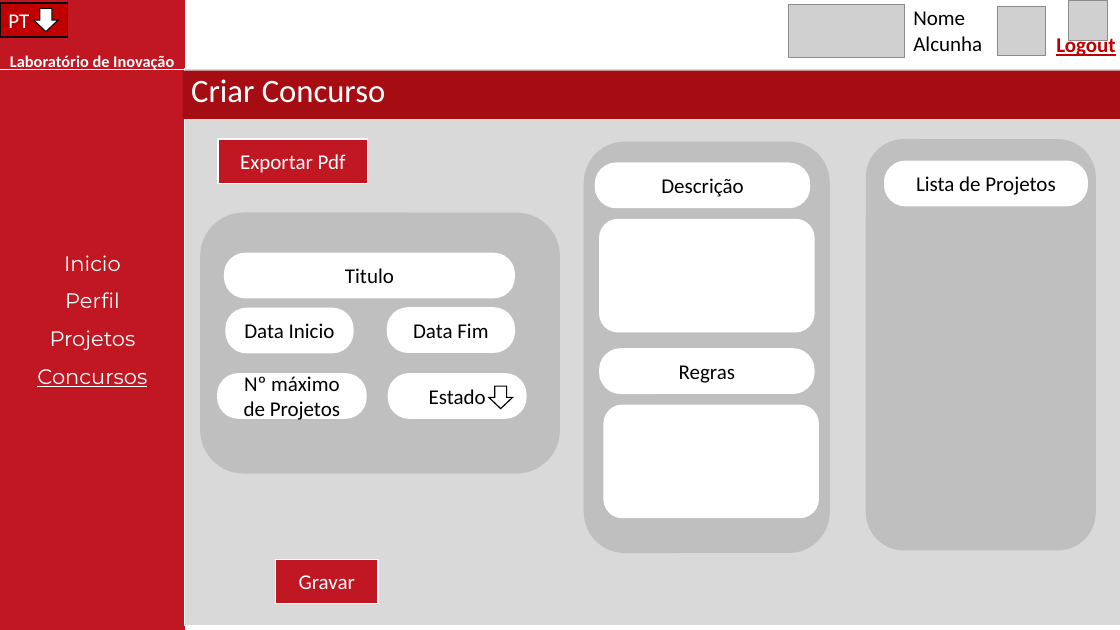
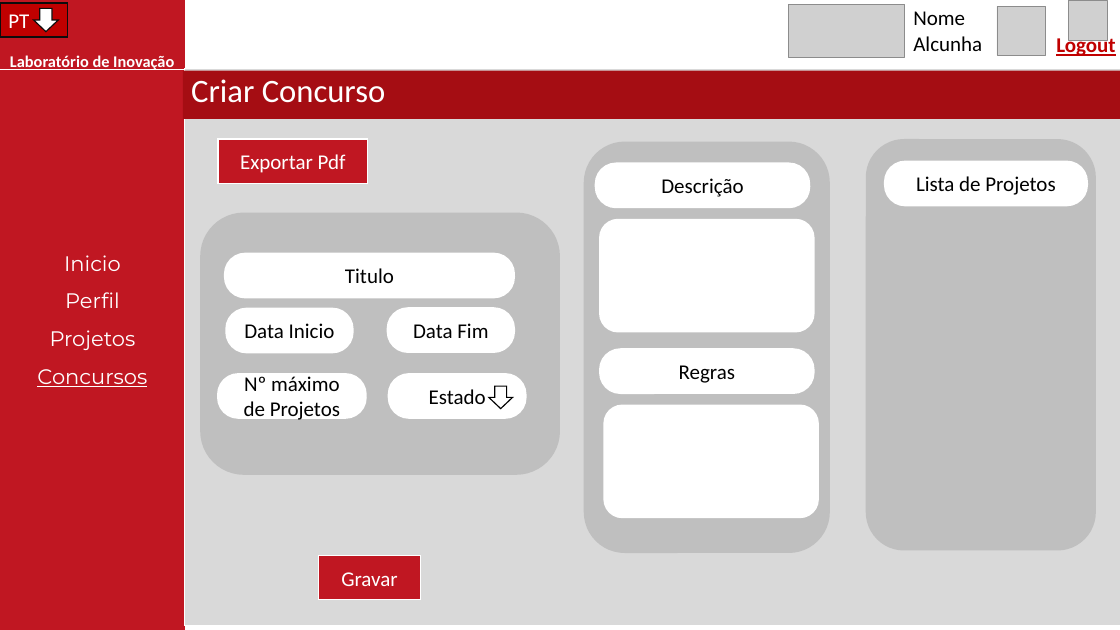
Before and after one commit to Reaf25pt/CriticalProject, a slide deck: slide 25 of frontend/mockup_final.pptx. Drawn at 1120x630 pixels with LibreOffice and Linux fonts; fonts in the diff are those of the drawing; grey boxes stand for pictures. Boxes give left, top, right and bottom in pixels: in the first picture for what was removed or moved away, otherwise in the second. Text is boxed around its words. In the diff, an @@ line names an element or a change of style, - is before the commit and + after.

```diff
--- a/frontend/mockup_final.pptx
+++ b/frontend/mockup_final.pptx
@@ rectangle "Gravar": place and size @@
-rectangle "Gravar" at (276, 560, 378, 604)
+rectangle "Gravar" at (318, 555, 421, 600)
```
Also in this commit, not shown: 7 other files.
